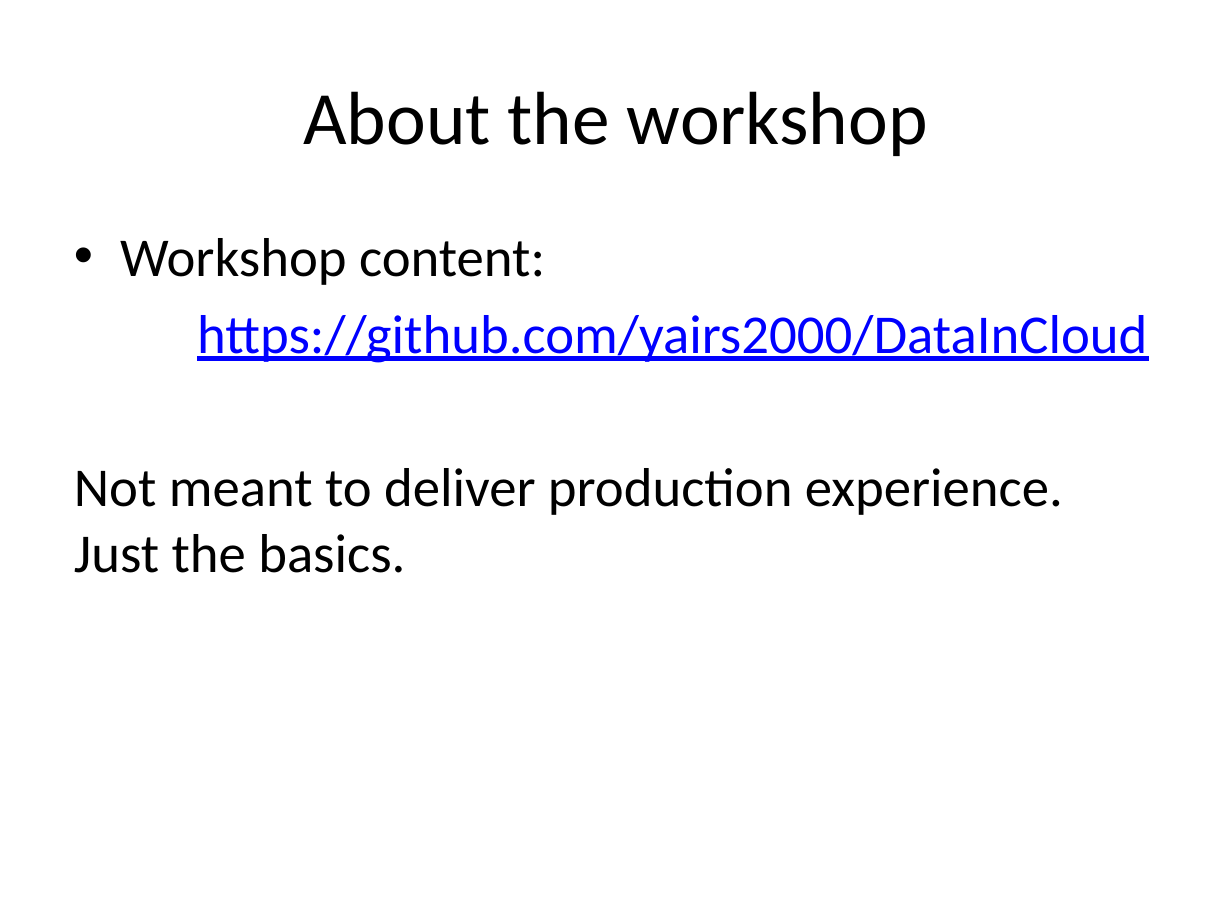
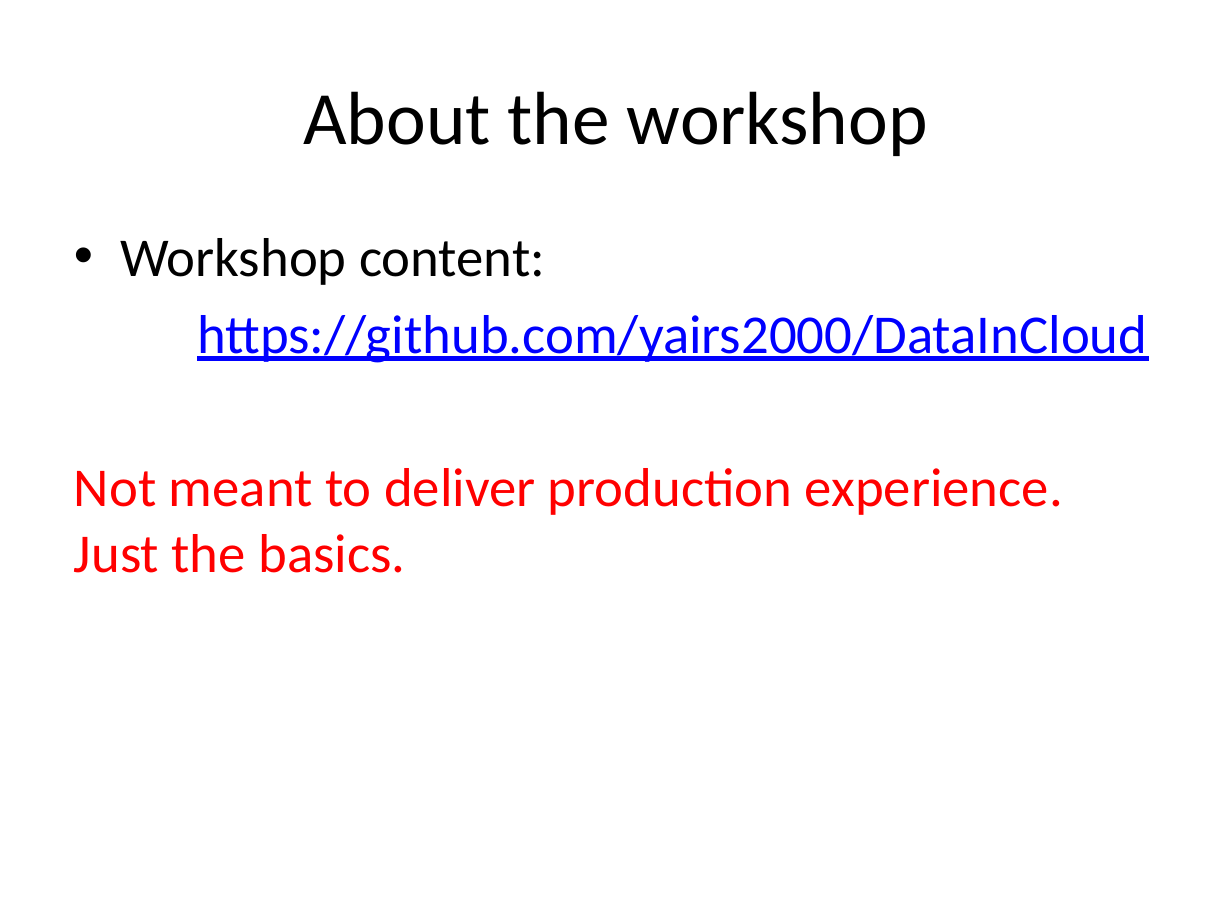
Before and after one commit to yairs2000/DataInCloud, a slide deck: slide 5 of DatainCloud.pptx (slide 4 before the commit). Drawn at 1232x924 pixels with LibreOffice and Linux fonts; fonts in the diff are those of the drawing. Boxes give left, top, right and bottom in pixels: in the first picture for what was removed or moved away, otherwise in the second. Text is boxed around its words. In the diff, an @@ line names an element or a change of style, - is before the commit and + after.

```diff
--- a/DatainCloud.pptx
+++ b/DatainCloud.pptx
@@ text at [74,468,1063,573]: text colour #000000 to #FF0000 in "Not meant to deliver production experience. Just ..." @@
```
Also in this commit, not shown: 5 other slides changed, 2 slides added, 1 slide removed.
